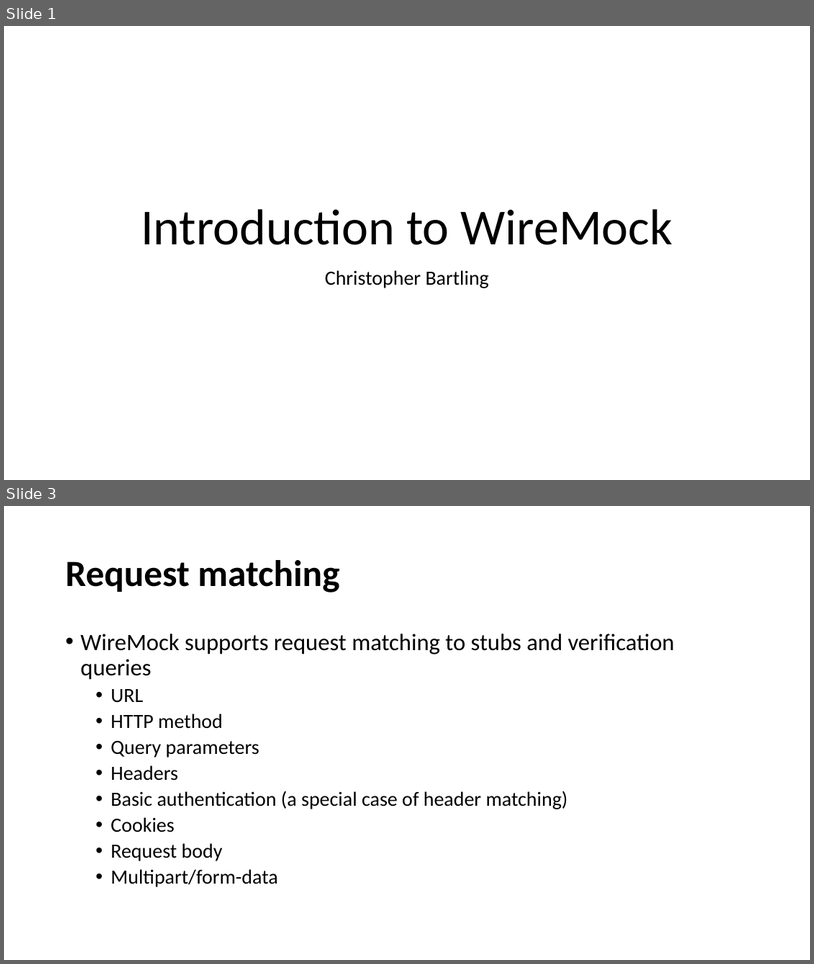
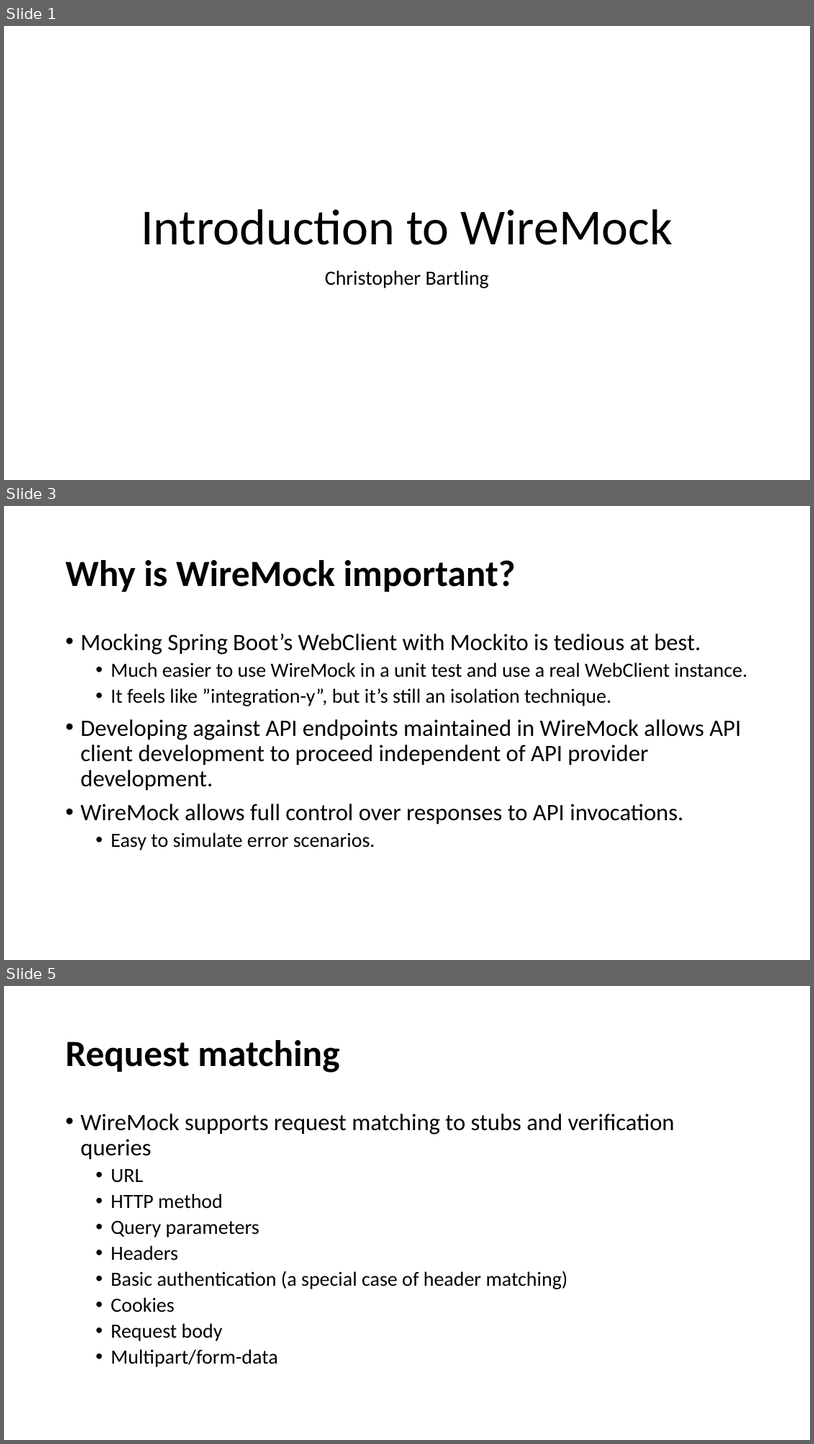
Before and after one commit to cebartling/test-driven, a slide deck: presentations/Introduction to WireMock.pptx. Shown one above the other, each under a label of ours: slides 1 and 3 before the commit, slides 1, 3 and 5 after it; the slides between them are not shown. The pictures are 814x964 and 814x1444 pixels, drawn with LibreOffice and Linux fonts; fonts in the diff are those of the drawing. Boxes give left, top, right and bottom in pixels: in the first picture for what was removed or moved away, otherwise in the second. Text is boxed around its words. In the diff, an @@ line names an element or a change of style, - is before the commit and + after.

Commit message:
WireMock presentation updates

```diff
--- a/presentations/Introduction to WireMock.pptx
+++ b/presentations/Introduction to WireMock.pptx
@@ slide 3 added at bbox=[4, 506, 810, 960], background #FFFFFF @@
@@ title added at bbox=[65, 560, 516, 592], 44 pt, text #000000, bold @@
+Why is WireMock important?
@@ text added at bbox=[80, 633, 748, 850], 28 pt, text #000000 @@
+• Mocking Spring Boot’s WebClient with Mockito is tedious at best.
+  • Much easier to use WireMock in a unit test and use a real WebClient instance.
+  • It feels like ”integration-y”, but it’s still an isolation technique.
+• Developing against API endpoints maintained in WireMock allows API client development to proceed independent of API provider development.
+• WireMock allows full control over responses to API invocations.
+  • Easy to simulate error scenarios.
@@ what was slide 3 is now slide 5 @@
```
Also in this commit, not shown: 1 slide changed, 3 other slides added.
